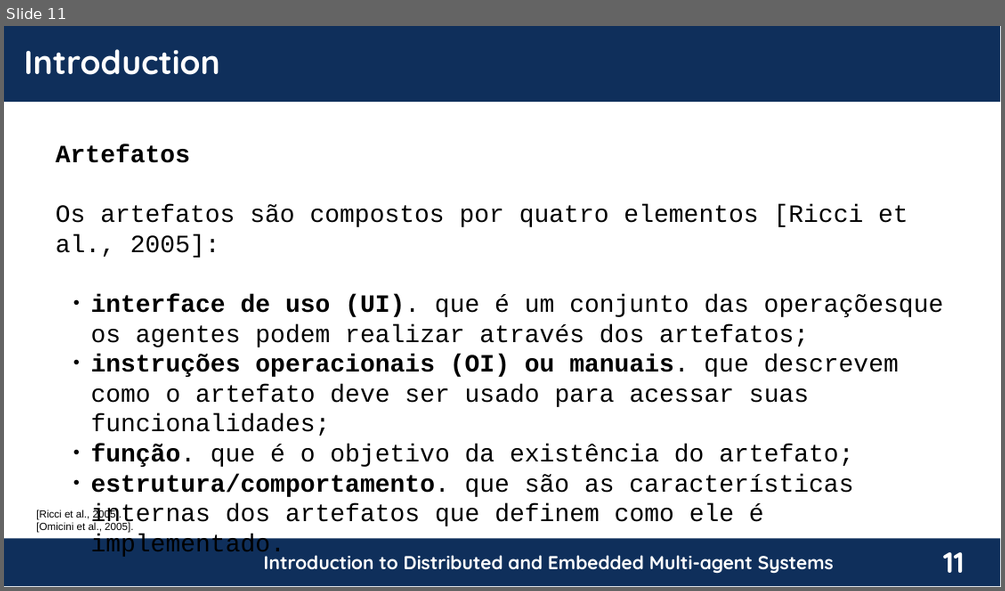
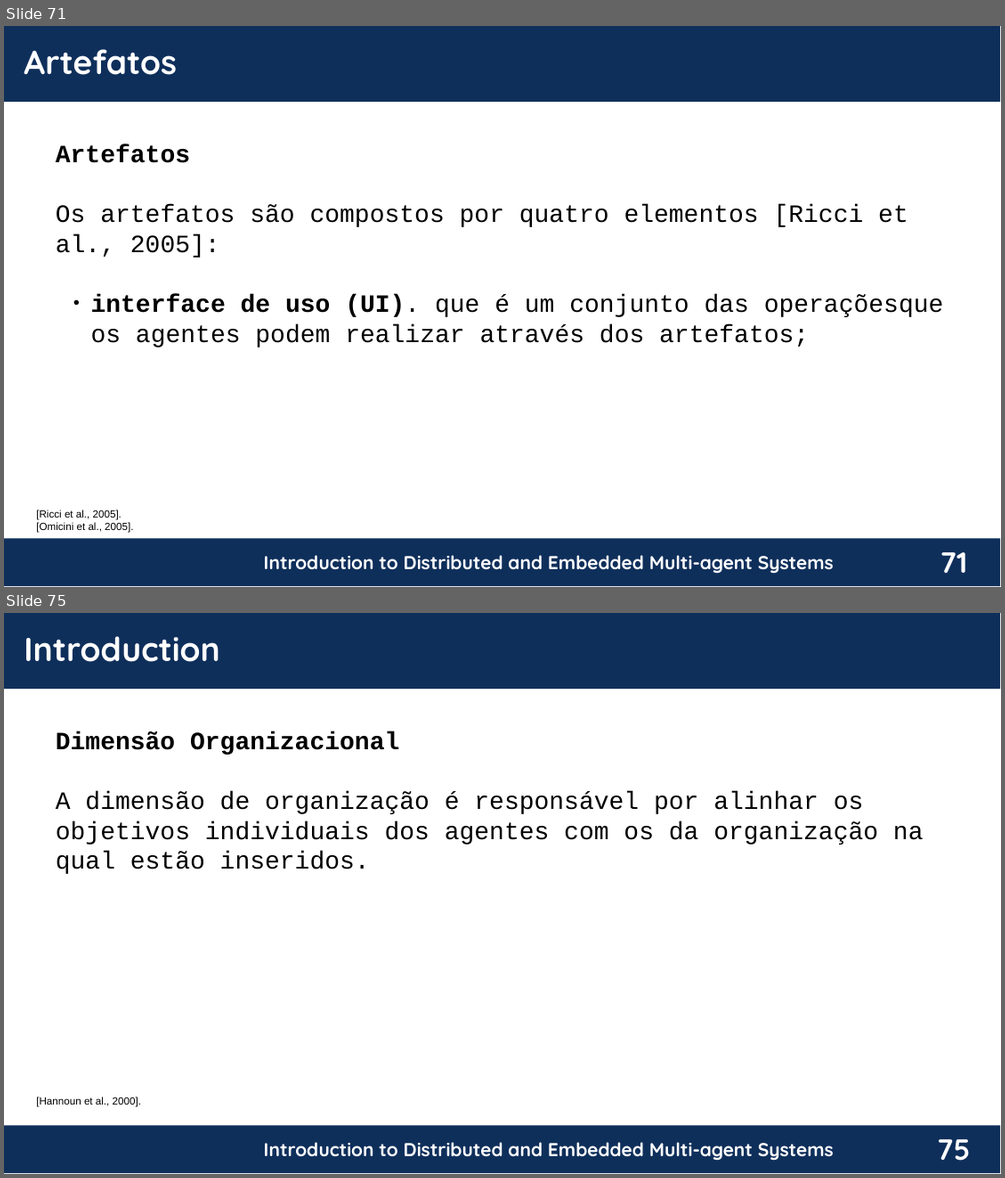
Before and after one commit to chon-group/distributedAndEmbeddedAI, a slide deck: course/02-TheAgentOrientedApproach/TheAgentOrientedApproach_20240217.pptx. Shown one above the other, each under a label of ours: slide 11 before the commit, slides 71 and 75 after it; the slides between them are not shown. The pictures are 1005x591 and 1005x1178 pixels, drawn with LibreOffice and Linux fonts; fonts in the diff are those of the drawing; background and template pictures are left out. Boxes give left, top, right and bottom in pixels: in the first picture for what was removed or moved away, otherwise in the second. Text is boxed around its words. In the diff, an @@ line names an element or a change of style, - is before the commit and + after.

```diff
--- a/course/02-TheAgentOrientedApproach/TheAgentOrientedApproach_20240217.pptx
+++ b/course/02-TheAgentOrientedApproach/TheAgentOrientedApproach_20240217.pptx
@@ slide 75 added at <box>4,613,1001,1174</box>, background #FFFFFF; not listed: 4 template elements that a slide beside it also shows @@
@@ text added at <box>24,636,219,662</box>, 32 pt, text #FFFFFF, bold @@
+Introduction
@@ text added at <box>56,731,923,874</box>, 24 pt, text #000000 @@
+Dimensão Organizacional
+A dimensão de organização é responsável por alinhar os objetivos individuais dos agentes com os da organização na qual estão inseridos.
@@ text added at <box>36,1096,141,1107</box>, 10 pt, text #000000 @@
+[Hannoun et al., 2000].
@@ what was slide 11 is now slide 71 @@
@@ slide 71 changed as well @@
@@ text at <box>24,49,177,75</box>: text changed @@
-Introduction
+Artefatos
@@ text at <box>91,354,898,558</box>: paragraphs removed @@
-  ● instruções operacionais (OI) ou manuais. que descrevem como o artefato deve ser usado para acessar suas funcionalidades;
-  ● função. que é o objetivo da existência do artefato;
-  ● estrutura/comportamento. que são as características internas dos artefatos que definem como ele é implementado.
@@ page number at <box>940,552,967,572</box>: text changed @@
-11
+71
```
Also in this commit, not shown: 6 other slides changed, 78 other slides added, 7 slides removed.
